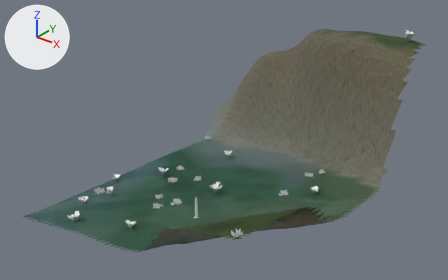
One commit to the glTF model eloria-assets/maps/continent-v2/suncoil/client/chunks/06_08/world.glb: the scene before it, then after it.
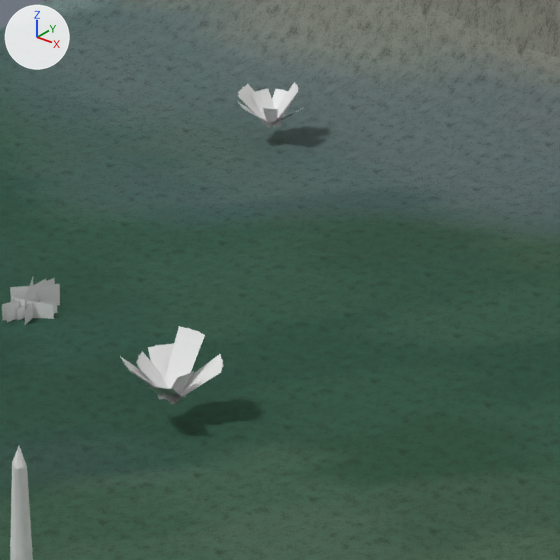
The first picture shows the older version from a 50 mm camera at (-276.8, 2.9, 116.4) aimed at (-386.6, 140.1, 31.3). The close-ups show the older and then the newer version on the part from 43% to 59% of the width and 50% to 75% of the height of that picture. Only the edits that show in the close-ups are written down. The lights are fixed; the arrows at upper left show +X, +Y and +Z. Where no turn or scale is listed for an object, it has been applied to the vertices.

Objects in the first close-up: 'AuthoredGround_suncoilBase_suncoil_06_08', 'Obelisk_street_market_64__ssarathi_jade_ashlar', 'Under_011_060.007', 'Under_063_026.001', 'Under_063_026.005' and 1 more.
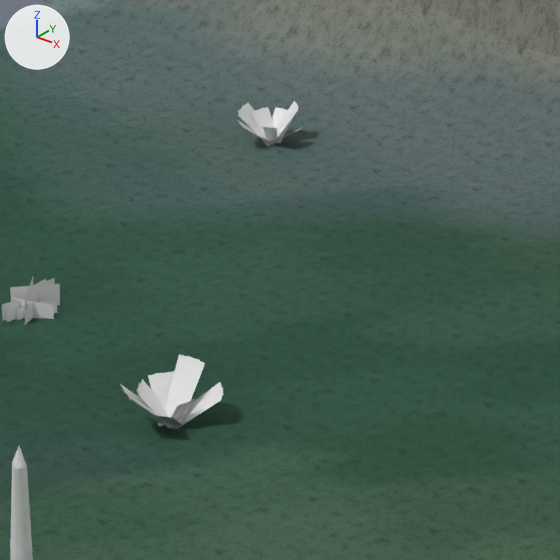
ob_authored_lf_biomes_woodlandfloor_0327_7f0bb3a588d3_suncoil_0070 is not drawn itself; it is the parent of ob_under_063_026.
ob_authored_lf_biomes_woodlandfloor_0327_7f0bb3a588d3_suncoil_0204 is not drawn itself; it is the parent of ob_under_063_026_004.

Where the change shows, as pixel boxes [x1, y1, x2, y2] in the close-ups (560 x 560 px):
```json
{"object": "Under_063_026.005", "change": "moved", "before": [120, 326, 224, 405], "after": [120, 354, 224, 430]}
{"object": "Under_063_026.001", "change": "moved", "before": [237, 82, 303, 128], "after": [238, 101, 299, 146]}
```

Edits to the scene script, one JSON object a line:
```json
{"op": "set", "path": "ob_authored_lf_biomes_woodlandfloor_0327_7f0bb3a588d3_suncoil_0070.location", "old": "(-407.4, 168.9, 6.495)", "new": "(-407.4, 168.9, 5.469)"}
{"op": "set", "path": "ob_authored_lf_biomes_woodlandfloor_0327_7f0bb3a588d3_suncoil_0204.location", "old": "(-387.2, 136.6, 13.06)", "new": "(-387.2, 136.6, 11.73)"}
```
